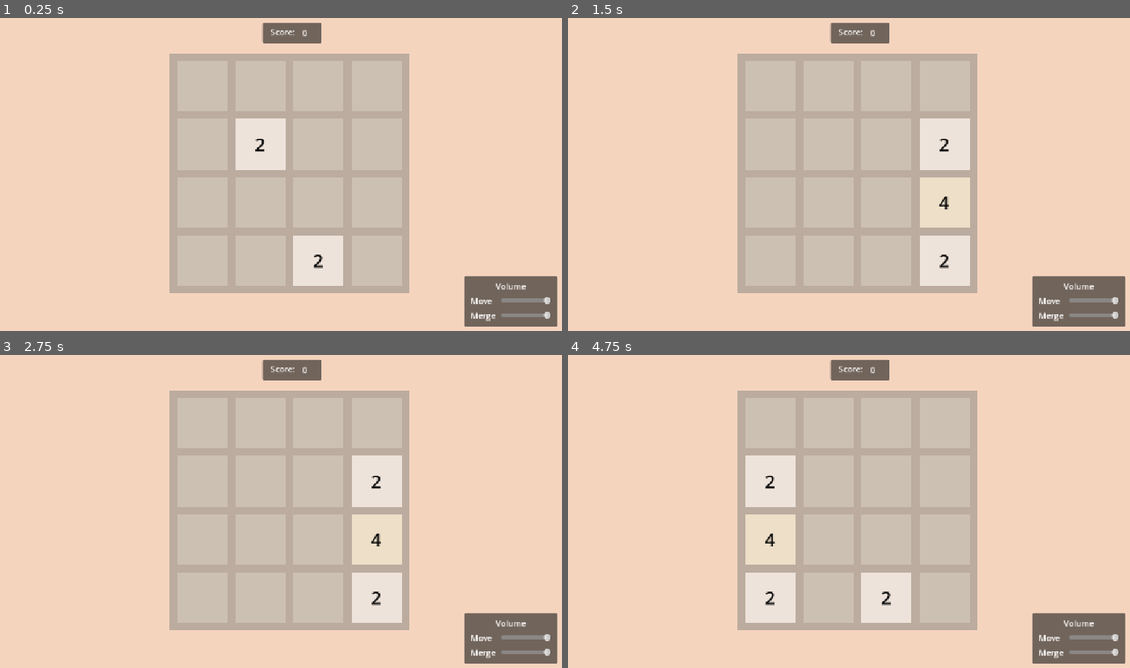
Above: before the commit, frames 1-4 (two rows, left to right).
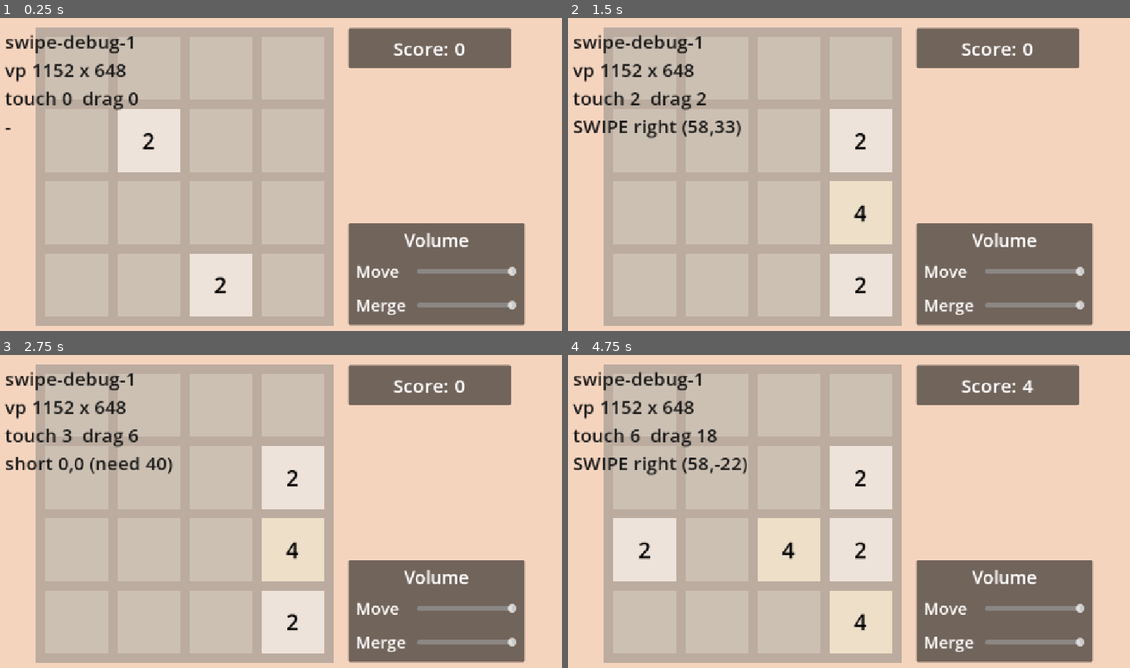
Above: after the commit, the same moments.

Repository: lijw07/2048
Game: Godot game, scene res://Scenes/game.tscn
Same seed, same stepped clock (60 frames per second), same inputs: the game is played once before the commit and once after it.
Inputs (mouse positions are in pixels of both pictures, inside the frame that each line leads up to):
- Up to frame 1 (0.25 s): no input
- Up to frame 2 (1.5 s): tap Enter at 0.5 s; move the mouse to (978, 158) at 0.52 s; hold D (right) 0.53-1.25 s; click (978, 158) at 0.67 s; tap Space at 1.25 s; drag from (730, 193) to (820, 243) at 1.27 s
- Up to frame 3 (2.75 s): tap Enter at 2 s; move the mouse to (337, 442) at 2.02 s; hold D (right) from 2.03 s (still down); click (337, 442) at 2.17 s
- Up to frame 4 (4.75 s): release D (right) at 2.75 s; tap Space at 2.75, 4.25 s; drag from (820, 580) to (674, 464) at 2.77 s; tap Enter at 3.5 s; move the mouse to (1023, 561) at 3.52 s; hold A (left) 3.53-4.25 s; click (1023, 561) at 3.67 s; drag from (674, 464) to (759, 433) at 4.27 s

The runs differ from the first frame. In frame 1, 54% of the frame differs, in the area x 0-100%, y 1-99%; in frame 2, 55%; in frame 3, 54%; in frame 4, 59%.

Commit message:
Added in support for mobile

Diff:
--- a/Scenes/score.tscn
+++ b/Scenes/score.tscn
@@ -2,34 +2,45 @@
 
 [ext_resource type="Script" path="res://Scripts/score.gd" id="1_0f7a8"]
 
-[node name="Score" type="Control" unique_id=859039678]
+[sub_resource type="LabelSettings" id="LabelSettings_score"]
+font_size = 30
+
+[node name="Score" type="Control"]
 layout_mode = 3
 anchors_preset = 0
-offset_right = 40.0
-offset_bottom = 40.0
+offset_right = 260.0
+offset_bottom = 64.0
 script = ExtResource("1_0f7a8")
 
-[node name="Panel" type="Panel" parent="." unique_id=88816523]
-layout_mode = 0
-offset_right = 117.0
-offset_bottom = 40.0
+[node name="Panel" type="PanelContainer" parent="."]
+layout_mode = 1
+anchors_preset = 15
+anchor_right = 1.0
+anchor_bottom = 1.0
+grow_horizontal = 2
+grow_vertical = 2
 
-[node name="Score" type="Label" parent="Panel" unique_id=859153403]
-layout_mode = 0
-offset_left = 16.0
-offset_top = 6.0
-offset_right = 68.0
-offset_bottom = 29.0
-text = "Score: "
-horizontal_alignment = 1
+[node name="Margin" type="MarginContainer" parent="Panel"]
+layout_mode = 2
+theme_override_constants/margin_left = 20
+theme_override_constants/margin_top = 8
+theme_override_constants/margin_right = 20
+theme_override_constants/margin_bottom = 8
+
+[node name="HBox" type="HBoxContainer" parent="Panel/Margin"]
+layout_mode = 2
+alignment = 1
+theme_override_constants/separation = 10
+
+[node name="Title" type="Label" parent="Panel/Margin/HBox"]
+layout_mode = 2
+text = "Score:"
+label_settings = SubResource("LabelSettings_score")
 vertical_alignment = 1
 
-[node name="ScoreValue" type="Label" parent="Panel" unique_id=2083690440]
-layout_mode = 0
-offset_left = 64.0
-offset_top = 8.0
-offset_right = 104.0
-offset_bottom = 31.0
+[node name="ScoreValue" type="Label" parent="Panel/Margin/HBox"]
+unique_name_in_owner = true
+layout_mode = 2
 text = "0"
-horizontal_alignment = 1
+label_settings = SubResource("LabelSettings_score")
 vertical_alignment = 1
--- a/Scenes/volume_controls.tscn
+++ b/Scenes/volume_controls.tscn
@@ -29,6 +29,7 @@
 
 [node name="Title" type="Label" parent="Margin/VBox"]
 layout_mode = 2
+theme_override_font_sizes/font_size = 28
 text = "Volume"
 horizontal_alignment = 1
 
@@ -37,14 +38,15 @@
 theme_override_constants/separation = 8
 
 [node name="Label" type="Label" parent="Margin/VBox/MoveRow"]
-custom_minimum_size = Vector2(52, 0)
+custom_minimum_size = Vector2(90, 0)
 layout_mode = 2
+theme_override_font_sizes/font_size = 26
 text = "Move"
 vertical_alignment = 1
 
 [node name="MoveSlider" type="HSlider" parent="Margin/VBox/MoveRow"]
 unique_name_in_owner = true
-custom_minimum_size = Vector2(90, 0)
+custom_minimum_size = Vector2(160, 48)
 layout_mode = 2
 size_flags_horizontal = 3
 size_flags_vertical = 4
@@ -57,14 +59,15 @@
 theme_override_constants/separation = 8
 
 [node name="Label" type="Label" parent="Margin/VBox/MergeRow"]
-custom_minimum_size = Vector2(52, 0)
+custom_minimum_size = Vector2(90, 0)
 layout_mode = 2
+theme_override_font_sizes/font_size = 26
 text = "Merge"
 vertical_alignment = 1
 
 [node name="MergeSlider" type="HSlider" parent="Margin/VBox/MergeRow"]
 unique_name_in_owner = true
-custom_minimum_size = Vector2(90, 0)
+custom_minimum_size = Vector2(160, 48)
 layout_mode = 2
 size_flags_horizontal = 3
 size_flags_vertical = 4
--- a/Scripts/audio.gd
+++ b/Scripts/audio.gd
@@ -14,19 +14,16 @@
 	var player := AudioStreamPlayer.new()
 	player.stream = load(stream_path)
 	player.volume_db = volume_db
+	player.max_polyphony = 4
 	add_child(player)
 	return player
 
-# Called when tiles slide on a valid move.
 func PlayMove() -> void:
 	move_sound.play()
 
-# Called when two tiles combine into a doubled tile.
 func PlayMerge() -> void:
 	merge_sound.play()
 
-# The following take a linear 0..1 level (1 = the sound's default loudness,
-# 0 = muted) and are driven by the volume UI sliders.
 func SetMoveVolume(level: float) -> void:
 	apply_volume(move_sound, MOVE_BASE_DB, level)
 
--- a/Scripts/game.gd
+++ b/Scripts/game.gd
@@ -1,13 +1,163 @@
 extends Node
+
+const BOARD_SIZE := 475.0
+const SCORE_SIZE := Vector2(260.0, 64.0)
+const VOLUME_SIZE := Vector2(282.0, 156.0)
+const OVERLAY_LABEL_SIZE := Vector2(280.0, 50.0)
+const OVERLAY_BUTTON_SIZE := Vector2(220.0, 56.0)
+const GAP := 24.0
+const OUTER_MARGIN := 24.0
+const WIDE_ASPECT := 1.2
+const MIN_SCALE := 0.3
+const SHOW_INPUT_DEBUG := true
+const BUILD_STAMP := "swipe-debug-1"
+const MAX_SCALE := 3.0
 
 var score
 var grid
 var overlay
 
+var background: Polygon2D
+var volume_controls: Control
+var overlay_background: Polygon2D
+var overlay_label: Label
+var overlay_button: Button
+
+var volume_size := VOLUME_SIZE
+var board_scale := 1.0
+var debug_label: Label = null
+
 func _ready() -> void:
 	score = $Score
 	grid = $Grid
 	overlay = $GameOverOverlay
+
+	background = $Polygon2D
+	volume_controls = $VolumeControls
+	overlay_background = $GameOverOverlay/Polygon2D
+	overlay_label = $GameOverOverlay/Label
+	overlay_button = $GameOverOverlay/Button
+
+	for c in [score, volume_controls, overlay_label, overlay_button]:
+		c.set_anchors_preset(Control.PRESET_TOP_LEFT)
+		c.grow_horizontal = Control.GROW_DIRECTION_END
+		c.grow_vertical = Control.GROW_DIRECTION_END
+
+	score.size = SCORE_SIZE
+	var volume_minimum := volume_controls.get_combined_minimum_size()
+	volume_size = Vector2(
+		maxf(VOLUME_SIZE.x, volume_minimum.x),
+		maxf(VOLUME_SIZE.y, volume_minimum.y)
+	)
+	volume_controls.size = volume_size
+	overlay_label.size = OVERLAY_LABEL_SIZE
+	overlay_button.size = OVERLAY_BUTTON_SIZE
+
+	grid.swipe_blockers = [volume_controls]
+
+	if SHOW_INPUT_DEBUG:
+		debug_label = Label.new()
+		debug_label.name = "InputDebug"
+		debug_label.mouse_filter = Control.MOUSE_FILTER_IGNORE
+		debug_label.add_theme_font_size_override("font_size", 30)
+		debug_label.add_theme_color_override("font_color", Color(0.1, 0.1, 0.1))
+		debug_label.text = BUILD_STAMP
+		add_child(debug_label)
+		grid.debug_label = debug_label
+		grid.debug_prefix = BUILD_STAMP
+		grid.DebugRefresh()
+
+	get_viewport().size_changed.connect(UpdateLayout)
+	UpdateLayout()
+
+func UpdateLayout() -> void:
+	var vp: Vector2 = get_viewport().get_visible_rect().size
+
+	if vp.x <= 0.0 or vp.y <= 0.0:
+		return
+
+	CoverViewport(background, vp)
+	CoverViewport(overlay_background, vp)
+
+	if vp.x / vp.y >= WIDE_ASPECT:
+		LayoutWide(vp)
+	else:
+		LayoutTall(vp)
+
+	PlaceOverlay(vp)
+
+	if debug_label != null:
+		debug_label.scale = Vector2(board_scale, board_scale)
+		debug_label.position = Vector2(GAP, GAP) * board_scale
+
+func LayoutTall(vp: Vector2) -> void:
+	var stack_height := SCORE_SIZE.y + GAP + BOARD_SIZE + GAP + volume_size.y
+
+	var s := FitScale(vp, BOARD_SIZE, stack_height)
+	var top := (vp.y - stack_height * s) * 0.5
+
+	PlaceScore(Vector2((vp.x - SCORE_SIZE.x * s) * 0.5, top), s)
+	PlaceBoard(Vector2((vp.x - BOARD_SIZE * s) * 0.5, top + (SCORE_SIZE.y + GAP) * s), s)
+	PlaceVolume(Vector2(
+		(vp.x - volume_size.x * s) * 0.5,
+		top + (SCORE_SIZE.y + GAP + BOARD_SIZE + GAP) * s
+	), s)
+
+func LayoutWide(vp: Vector2) -> void:
+	var side_width := maxf(SCORE_SIZE.x, volume_size.x)
+	var group_width := BOARD_SIZE + GAP + side_width
+
+	var s := FitScale(vp, group_width, BOARD_SIZE)
+	var left := (vp.x - group_width * s) * 0.5
+	var top := (vp.y - BOARD_SIZE * s) * 0.5
+	var column_left := left + (BOARD_SIZE + GAP) * s
+
+	PlaceBoard(Vector2(left, top), s)
+	PlaceScore(Vector2(column_left, top), s)
+	PlaceVolume(Vector2(column_left, top + (BOARD_SIZE - volume_size.y) * s), s)
+
+func FitScale(vp: Vector2, content_width: float, content_height: float) -> float:
+	return clampf(minf(
+		vp.x / (content_width + OUTER_MARGIN * 2.0),
+		vp.y / (content_height + OUTER_MARGIN * 2.0)
+	), MIN_SCALE, MAX_SCALE)
+
+func PlaceBoard(pos: Vector2, s: float) -> void:
+	grid.position = pos
+	grid.scale = Vector2(s, s)
+	board_scale = s
+
+func PlaceScore(pos: Vector2, s: float) -> void:
+	score.position = pos
+	score.scale = Vector2(s, s)
+
+func PlaceVolume(pos: Vector2, s: float) -> void:
+	volume_controls.position = pos
+	volume_controls.scale = Vector2(s, s)
+
+func PlaceOverlay(_vp: Vector2) -> void:
+	var s := board_scale
+	var board_center: Vector2 = grid.position + Vector2(BOARD_SIZE, BOARD_SIZE) * s * 0.5
+
+	overlay_label.scale = Vector2(s, s)
+	overlay_label.position = board_center - Vector2(
+		OVERLAY_LABEL_SIZE.x * 0.5,
+		OVERLAY_LABEL_SIZE.y + GAP * 0.5
+	) * s
+
+	overlay_button.scale = Vector2(s, s)
+	overlay_button.position = board_center + Vector2(
+		-OVERLAY_BUTTON_SIZE.x * 0.5,
+		GAP * 0.5
+	) * s
+
+func CoverViewport(poly: Polygon2D, vp: Vector2) -> void:
+	poly.polygon = PackedVector2Array([
+		Vector2.ZERO,
+		Vector2(vp.x, 0.0),
+		vp,
+		Vector2(0.0, vp.y)
+	])
 
 func GameOver() -> void:
 	overlay.visible = true
--- a/Scripts/grid.gd
+++ b/Scripts/grid.gd
@@ -8,6 +8,20 @@
 var grid: Array = []
 var scene_tile: PackedScene
 
+const SWIPE_THRESHOLD := 40.0
+
+var _touch_index: int = -1
+var _touch_start: Vector2 = Vector2.ZERO
+var _swipe_handled: bool = false
+
+var swipe_blockers: Array = []
+
+var debug_label: Label = null
+var debug_prefix: String = ""
+var _debug_touches: int = 0
+var _debug_drags: int = 0
+var _debug_last: String = "-"
+
 func _ready() -> void:
 	scene_tile = load("res://Prefabs/tile.tscn")
 	grid = _make_empty_grid()
@@ -23,21 +37,80 @@
 	return g
 
 func _input(event: InputEvent) -> void:
-	var moved := false
+	if event is InputEventScreenTouch:
+		if event.pressed:
+			_debug_touches += 1
+			if _touch_index == -1 and not _PointerOverUI(event.position):
+				_touch_index = event.index
+				_touch_start = event.position
+				_swipe_handled = false
+			elif _touch_index != -1:
+				_debug_last = "ignored: 2nd finger"
+			else:
+				_debug_last = "ignored: on UI"
+			DebugRefresh()
+		elif event.index == _touch_index:
+			if not _swipe_handled:
+				_TrySwipe(event.position - _touch_start)
+			_touch_index = -1
+			DebugRefresh()
+		return
+
+	if event is InputEventScreenDrag:
+		_debug_drags += 1
+		if event.index == _touch_index and not _swipe_handled:
+			_TrySwipe(event.position - _touch_start)
+		DebugRefresh()
+		return
+
+	var direction := ""
 
 	if event.is_action_pressed("up"):
-		moved = MoveTiles("up")
-
-	if event.is_action_pressed("down"):
-		moved = MoveTiles("down")
-
-	if event.is_action_pressed("left"):
-		moved = MoveTiles("left")
-
-	if event.is_action_pressed("right"):
-		moved = MoveTiles("right")
-
-	if moved:
+		direction = "up"
+	elif event.is_action_pressed("down"):
+		direction = "down"
+	elif event.is_action_pressed("left"):
+		direction = "left"
+	elif event.is_action_pressed("right"):
+		direction = "right"
+
+	if direction != "":
+		_Move(direction)
+
+func _PointerOverUI(pos: Vector2) -> bool:
+	for c in swipe_blockers:
+		if c != null and c.visible:
+			var r := Rect2(c.global_position, c.size * c.scale)
+			if r.has_point(pos):
+				return true
+	return false
+
+func _TrySwipe(delta: Vector2) -> void:
+	if delta.length() < SWIPE_THRESHOLD:
+		_debug_last = "short %.0f,%.0f (need %d)" % [delta.x, delta.y, int(SWIPE_THRESHOLD)]
+		return
+
+	_swipe_handled = true
+
+	var direction := ""
+	if absf(delta.x) > absf(delta.y):
+		direction = "right" if delta.x > 0.0 else "left"
+	else:
+		direction = "down" if delta.y > 0.0 else "up"
+
+	_debug_last = "SWIPE %s (%.0f,%.0f)" % [direction, delta.x, delta.y]
+	_Move(direction)
+
+func DebugRefresh() -> void:
+	if debug_label == null:
+		return
+	var vp: Vector2 = get_viewport().get_visible_rect().size
+	debug_label.text = "%s\nvp %d x %d\ntouch %d  drag %d\n%s" % [
+		debug_prefix, int(vp.x), int(vp.y), _debug_touches, _debug_drags, _debug_last
+	]
+
+func _Move(direction: String) -> void:
+	if MoveTiles(direction):
 		SpawnRandomTile()
 
 func MoveTiles(direction: String) -> bool:
@@ -70,7 +143,6 @@
 			var next = tiles.back() if tiles.size() > 0 else null
 			var merged = null
 
-			# Check for merge
 			if next != null and current.GetValue() == next.GetValue():
 				movement_occurred = true
 
--- a/Scripts/score.gd
+++ b/Scripts/score.gd
@@ -3,7 +3,7 @@
 var value_label: Label
 
 func _ready() -> void:
-	value_label = $Panel/ScoreValue
+	value_label = %ScoreValue
 
 func AddToScore(additional_value: int) -> void:
 	var current_value := int(value_label.text)
--- a/Scripts/volume_controls.gd
+++ b/Scripts/volume_controls.gd
@@ -11,5 +11,4 @@
 func hook_slider(path: String, setter: Callable) -> void:
 	var slider: HSlider = get_node(path)
 	slider.value_changed.connect(setter)
-	# Apply the slider's starting position to the audio player.
 	setter.call(slider.value)
--- a/project.godot
+++ b/project.godot
@@ -18,6 +18,7 @@
 [display]
 
 window/stretch/mode="canvas_items"
+window/stretch/aspect="expand"
 
 [input]
 
@@ -46,6 +47,10 @@
 ]
 }
 
+[input_devices]
+
+pointing/emulate_touch_from_mouse=true
+
 [physics]
 
 3d/physics_engine="Jolt Physics"
Not shown, added: WebBuild/.gdignore
Not shown, changed: WebBuild/2048.html
Not shown, changed: WebBuild/2048.pck
Not shown, changed: WebBuild/2048.wasm
